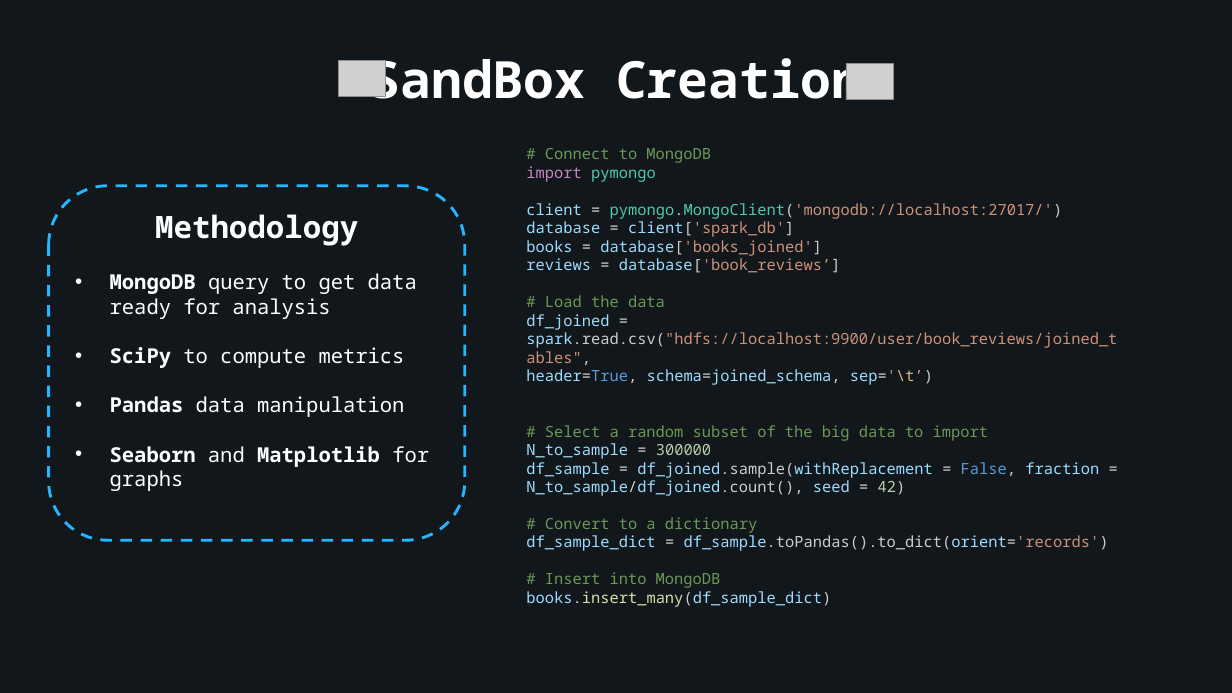
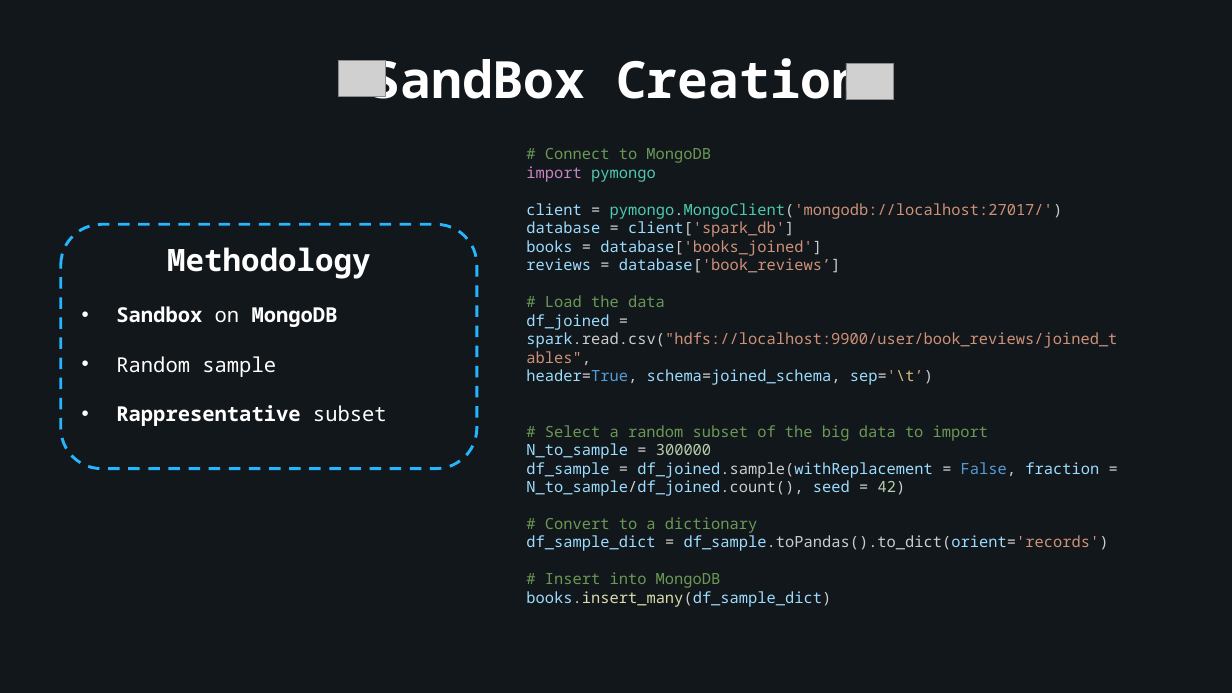
Before and after one commit to AndreaAlberti07/Amazon-books-reviews-ML, a slide deck: slide 8 of presentation/Presentation.pptx. Drawn at 1232x693 pixels with LibreOffice and Linux fonts; fonts in the diff are those of the drawing; grey boxes stand for pictures; background and template pictures are left out. Boxes give left, top, right and bottom in pixels: in the first picture for what was removed or moved away, otherwise in the second. Text is boxed around its words. In the diff, an @@ line names an element or a change of style, - is before the commit and + after.

Commit message:
updated presentation

```diff
--- a/presentation/Presentation.pptx
+++ b/presentation/Presentation.pptx
@@ rounded rectangle "Methodology": place and size @@
-rounded rectangle "Methodology" at <box>49,186,465,541</box>
+rounded rectangle "Methodology" at <box>61,225,477,469</box>
@@ text in rounded rectangle at <box>116,306,387,426</box>: text changed; bold on @@
-• MongoDB query to get data ready for analysis
-• SciPy to compute metrics
-• Pandas data manipulation
-• Seaborn and Matplotlib for graphs
+• Sandbox on MongoDB
+• Random sample
+• Rappresentative subset
```
Also in this commit, not shown: 2 other slides changed, 1 other file.
